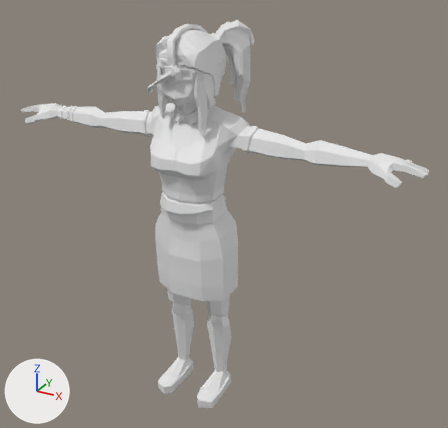
What one commit did to the glTF model packages/client/public/models/synty/office/chr-voiceVoz.glb.
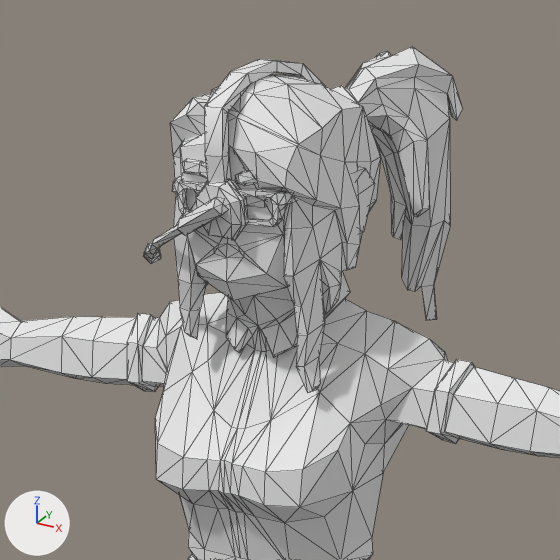
There are two pictures of each version: one whole from a camera (50 mm lens) standing at (0.936, -1.507, 1.427) and looking at (0.062, 0.083, 0.632), one close up on the part from 22% to 64% of the width and 1% to 45% of the height. Every picture has the same lights, and +X, +Y and +Z are marked at lower left. The last two pictures show the newer version. The close-ups show mesh edges as thin lines. Vertices at exactly the same position are counted once.

In view in the first close-up: 'body'.
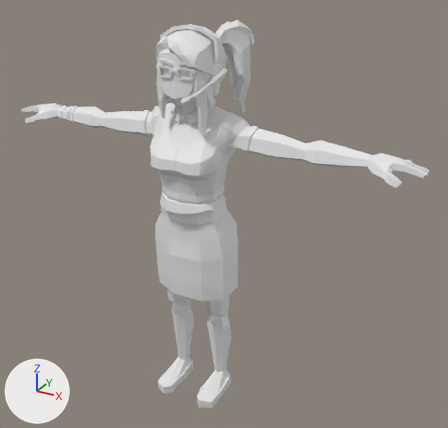
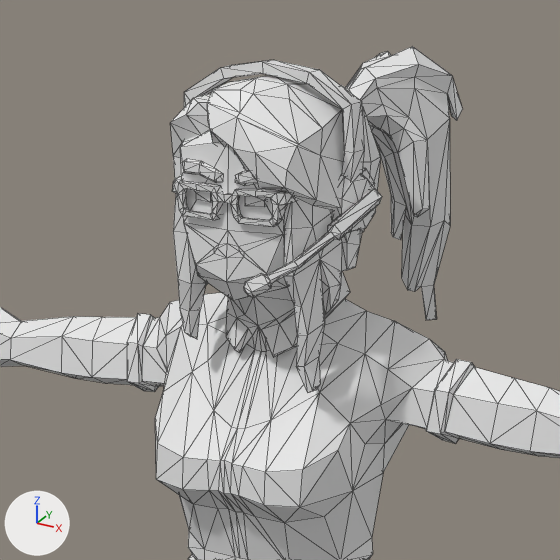
Pixel boxes (x1, y1, x2, y2) of what changed, in the close-ups (560 x 560 px; the box of a moved part takes in the faces that stretch with it):
part 1 of me_body, moved or reshaped: before (144, 197, 227, 263); after (244, 188, 382, 298)
part 2 of me_body, moved or reshaped: before (196, 179, 248, 241); after (333, 174, 376, 232)
part 3 of me_body, moved or reshaped: before (204, 59, 325, 183); after (184, 60, 364, 180)

Edits to the bpy script that builds the scene:
```text
Change me_body:
    used by ob_body; location = (0.0, 0.0, 0.0)
    remove me_body.from_pydata(...)  # 1409 vertices, 2714 faces; spans x -0.68..0.68, y -0.111..0.198, z -0.002..1.224
    add me_body.from_pydata(...)  # 1409 vertices, 2714 faces; spans x -0.68..0.68, y -0.121..0.198, z -0.002..1.224
    me_body part 1: the loose piece of 42 vertices spanning x -0.124..0.011, y -0.111..-0.033, z 1.025..1.11 is turned 90 degrees about the z axis through its middle, then moved by (0.132, 0.018, 0.0)
    me_body part 2: the loose piece of 34 vertices spanning x -0.032..0.023, y -0.099..-0.066, z 1.067..1.124 is turned 90 degrees about the z axis through its middle, then moved by (0.09, 0.081, 0.0)
    me_body part 3: the loose piece of 40 vertices spanning x -0.025..0.013, y -0.092..0.098, z 1.116..1.218 is turned 90 degrees about the z axis through its middle, then moved by (0.006, -0.006, 0.0)
```
